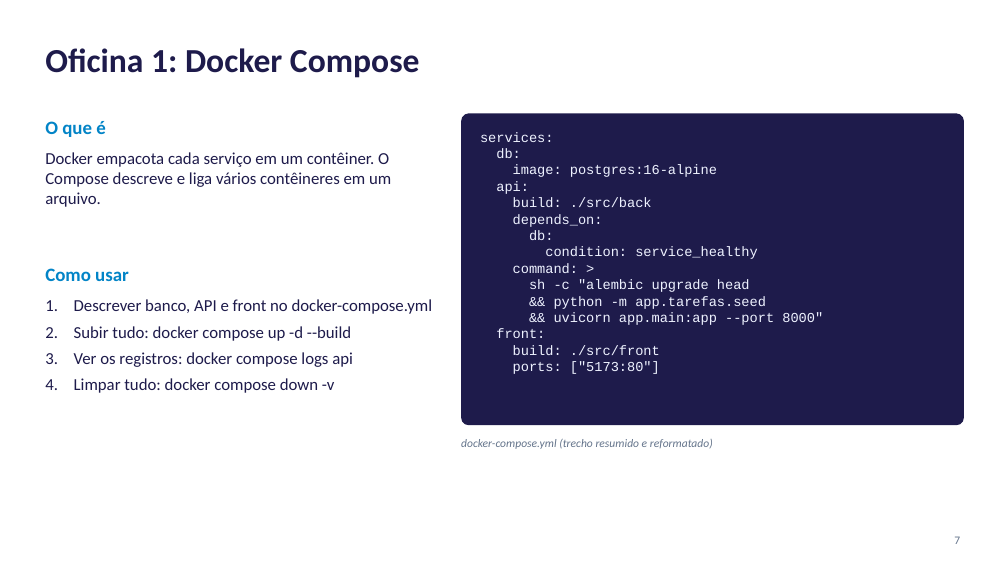
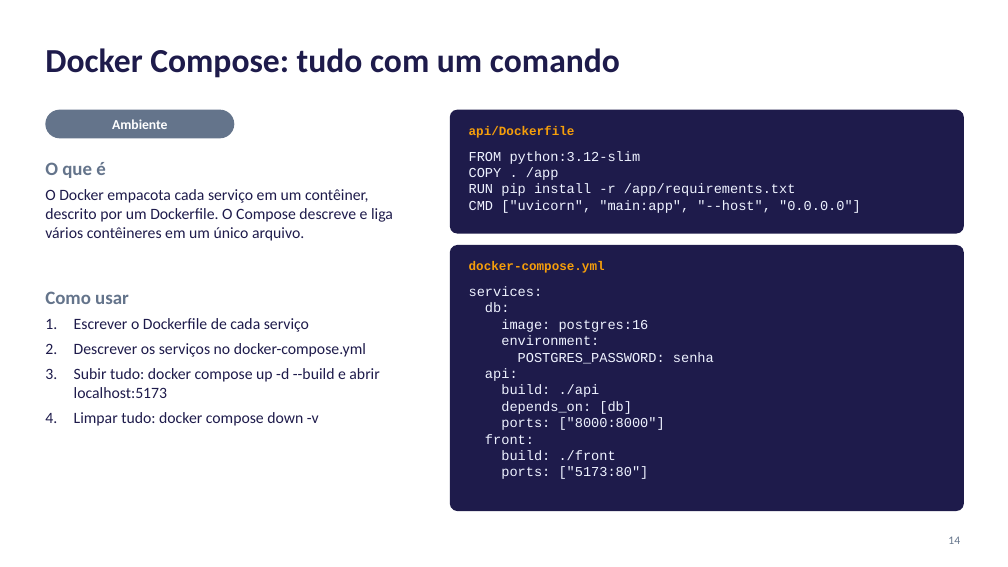
Before and after one commit to lucaslmchaves/sistema-moeda-estudantil, a slide deck: slide 14 of docs/apresentacao/Lab03S03-Apresentacao.pptx (slide 7 before the commit). Drawn at 1008x567 pixels with LibreOffice and Linux fonts; fonts in the diff are those of the drawing. Boxes give left, top, right and bottom in pixels: in the first picture for what was removed or moved away, otherwise in the second. Text is boxed around its words. In the diff, an @@ line names an element or a change of style, - is before the commit and + after.

Commit message:
docs: refaz os slides com a oficina das tecnologias por camada do MVC

```diff
--- a/docs/apresentacao/Lab03S03-Apresentacao.pptx
+++ b/docs/apresentacao/Lab03S03-Apresentacao.pptx
@@ title at [45,48,620,78]: text changed @@
-Oficina 1: Docker Compose
+Docker Compose: tudo com um comando
@@ rounded rectangle added at [45,110,234,138], fill #64748B @@
@@ text added at [112,119,167,129], 13 pt, text #FFFFFF, bold @@
+Ambiente
@@ rounded rectangle added at [450,110,964,234], fill #1E1B4B @@
@@ text added at [469,126,575,138], 12 pt, text #F59E0B, bold @@
+api/Dockerfile
@@ text "O que é" at [45,162,106,178]: text colour #0284C7 to #64748B @@
@@ text "O que é": place and size @@
-text "O que é" at [45,121,106,137]
+text "O que é" at [45,162,106,178]
@@ text added at [469,151,861,213], 13 pt, text #EEF2FF @@
+FROM python:3.12-slim
+COPY . /app
+RUN pip install -r /app/requirements.txt
+CMD ["uvicorn", "main:app", "--host", "0.0.0.0"]
@@ text at [45,189,393,241]: text changed; size 16 to 15 pt @@
-Docker empacota cada serviço em um contêiner. O Compose descreve e liga vários contêineres em um arquivo.
+O Docker empacota cada serviço em um contêiner, descrito por um Dockerfile. O Compose descreve e liga vários contêineres em um único arquivo.
@@ rounded rectangle: place and size @@
-rounded rectangle at [461,113,964,425]
+rounded rectangle at [450,245,964,511]
@@ rounded rectangle at [450,245,964,511]: proportions changed @@
@@ text at [469,261,605,273]: text changed; size 11 to 12 pt; font Calibri to Courier New; text colour #64748B to #F59E0B; bold on; italic off @@
-docker-compose.yml (trecho resumido e reformatado)
+docker-compose.yml
@@ text "Como usar": place and size @@
-text "Como usar" at [45,268,129,281]
+text "Como usar" at [45,291,129,304]
@@ text "Como usar" at [45,291,129,304]: text colour #0284C7 to #64748B @@
@@ text "services:": place and size @@
-text "services:" at [480,132,823,374]
+text "services:" at [469,286,714,479]
@@ text "Escrever o Dockerfile de cada ...": place and size @@
-text "Escrever o Dockerfile de cada ..." at [74,299,433,393]
+text "Escrever o Dockerfile de cada ..." at [74,318,379,426]
@@ text at [74,318,379,398]: text changed; size 16 to 15 pt @@
-1. Descrever banco, API e front no docker-compose.yml
-2. Subir tudo: docker compose up -d --build
-3. Ver os registros: docker compose logs api
+1. Escrever o Dockerfile de cada serviço
+2. Descrever os serviços no docker-compose.yml
+3. Subir tudo: docker compose up -d --build e abrir localhost:5173
@@ text at [501,319,714,364]: text changed @@
-image: postgres:16-alpine
+image: postgres:16
+environment:
+POSTGRES_PASSWORD: senha
@@ text at [501,384,665,430]: text changed @@
-build: ./src/back
-depends_on:
-db:
-condition: service_healthy
-command: >
-sh -c "alembic upgrade head
-&& python -m app.tarefas.seed
-&& uvicorn app.main:app --port 8000"
+build: ./api
+depends_on: [db]
+ports: ["8000:8000"]
@@ text at [74,412,319,426]: size 16 to 15 pt in "Limpar tudo: docker compose down -v" @@
@@ text at [501,450,616,460]: text changed @@
-build: ./src/front
+build: ./front
@@ page number at [948,536,960,544]: text changed @@
-7
+14
```
Also in this commit, not shown: 2 other slides changed, 9 slides added, 6 slides removed, 1 other file.
